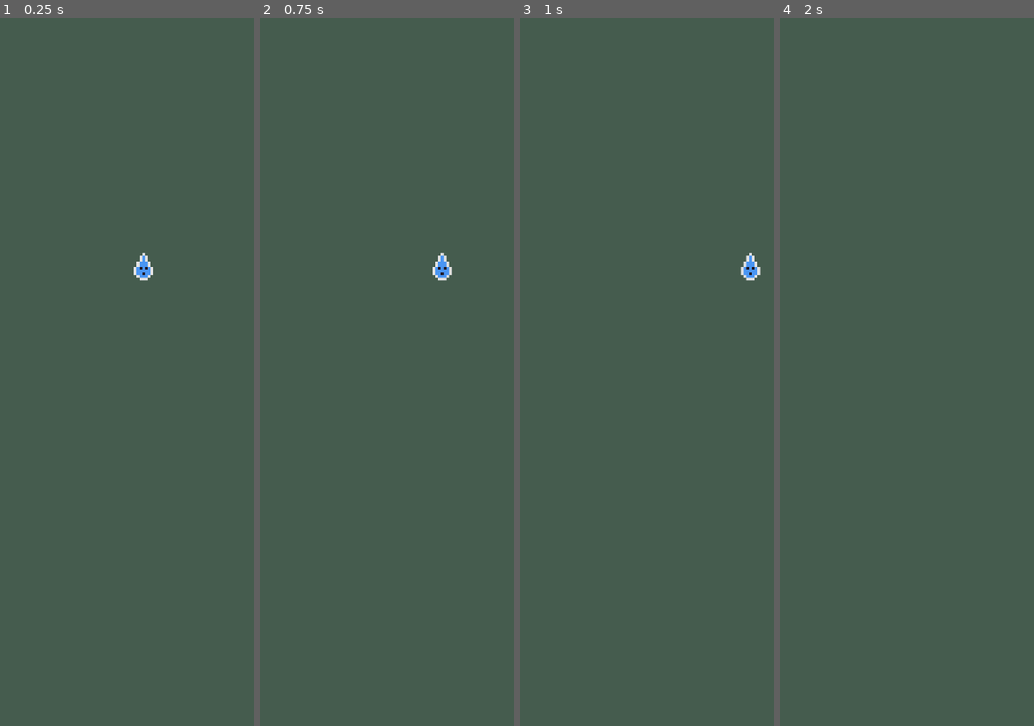
Above: before the commit, frames 1-4 (left to right).
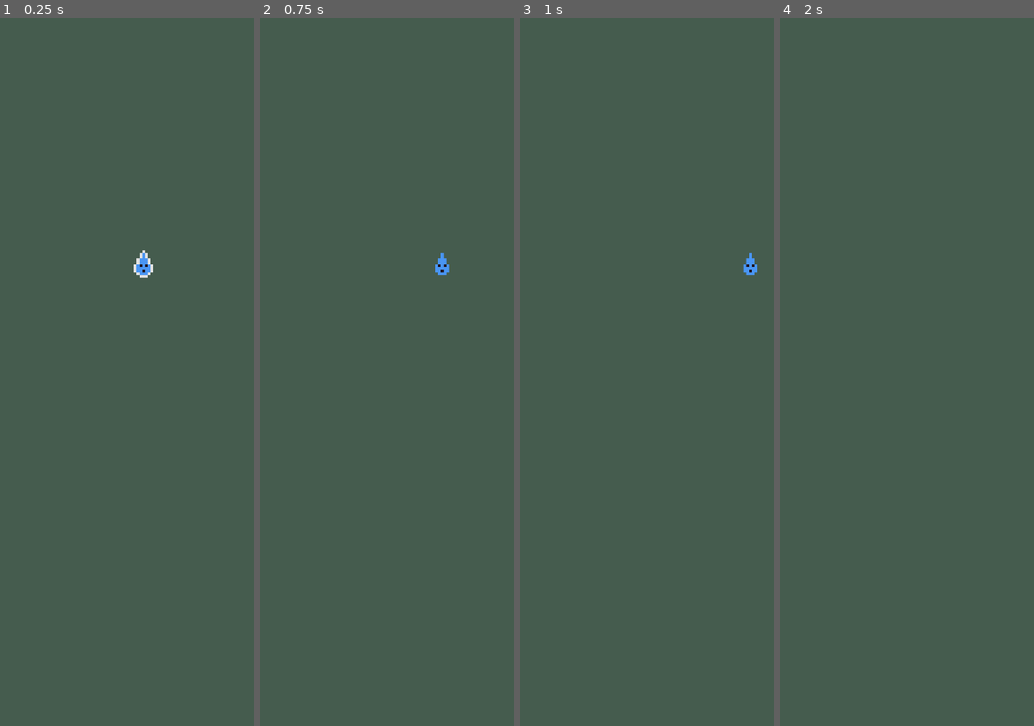
Above: after the commit, the same moments.

Repository: BrokHoly/gamejam_goutte
Game: Godot game, scene res://levels/level_0.tscn
Two runs of this game, one before a commit and one after it. Both use one fixed random seed, a clock stepped at 60 frames per second and the inputs below.
Inputs:
- Up to frame 1 (0.25 s): no input
- Up to frame 2 (0.75 s): tap Enter (ui_accept) at 0.5 s; hold Right (move_right) from 0.53 s (still down); tap Q (toggle_ice, bound only after the commit) at 0.6 s
- Up to frame 3 (1 s): keep holding Right (move_right); tap Enter (ui_accept) at 0.77 s; tap E (toggle_snow, bound only after the commit) at 0.8 s
- Up to frame 4 (2 s): keep holding Right (move_right); tap Enter (ui_accept) at 1.07, 1.52, 1.55, 1.82 s; tap E (toggle_snow, bound only after the commit) at 1.35 s

The runs differ from the first frame. In frame 1, 0.1% of the frame differs, in the area x 52-61%, y 32-38%; in frame 2, 0.1%, in the area x 67-76%, y 33-38%; in frame 3, 0.1%; in frame 4, nothing differs.

Commit message:
Drop states

Diff:
--- a/player/drop.gd
+++ b/player/drop.gd
@@ -4,8 +4,20 @@
 const SIDE_SPEED = 70.0
 const DOWN_SPEED = 20.0
 
+enum STATES {LIQUID, ICE, SNOW}
+
+var LIQUID_SKIN = load("res://Assets/Sprites/MainCharacter/Goutte.png")
+var ICE_SKIN = load("res://Assets/Sprites/MainCharacter/GoutteNoOutline.png")
+var SNOW_SKIN = load("res://Assets/Sprites/MainCharacter/GoutteNoOutline.png")
+
+
+var state = STATES.LIQUID
+var sprite : Sprite2D
+
 func _ready() -> void:
-	pass
+	sprite = $Sprite2D
+	sprite.texture = LIQUID_SKIN
+
 
 func _physics_process(delta: float) -> void:
 	_handle_movements()
@@ -30,6 +42,24 @@
 
 func _handle_inputs():
 	# Handle jump.
-	if Input.is_action_just_pressed("ui_accept") and is_on_floor():
-		pass
-	pass
+	if Input.is_action_just_pressed("toggle_ice"):
+		_toggle_ice()
+	if Input.is_action_just_pressed("toggle_snow"):
+		_toggle_snow()
+
+
+func _toggle_ice():
+	if state == STATES.ICE:
+		state = STATES.LIQUID
+		sprite.texture = LIQUID_SKIN
+	else:
+		state = STATES.ICE
+		sprite.texture = ICE_SKIN
+
+func _toggle_snow():
+	if state == STATES.SNOW:
+		state = STATES.LIQUID
+		sprite.texture = LIQUID_SKIN
+	else:
+		state = STATES.SNOW
+		sprite.texture = SNOW_SKIN
--- a/player/drop.tscn
+++ b/player/drop.tscn
@@ -1,18 +1,16 @@
 [gd_scene format=3 uid="uid://oft3ky210837"]
 
 [ext_resource type="Script" uid="uid://noojycw5qyn6" path="res://player/drop.gd" id="1_f4jv2"]
-[ext_resource type="Texture2D" uid="uid://cpsqmuwugefmg" path="res://Assets/Sprites/MainCharacter/Goutte.png" id="2_4atf0"]
 
-[sub_resource type="CircleShape2D" id="CircleShape2D_dods5"]
-radius = 4.0
+[sub_resource type="CircleShape2D" id="CircleShape2D_4atf0"]
+radius = 3.5
 
-[node name="Drop" type="CharacterBody2D" unique_id=1116228112]
-position = Vector2(28, 30)
+[node name="Drop" type="CharacterBody2D" unique_id=522632408 groups=["player"]]
+motion_mode = 1
 script = ExtResource("1_f4jv2")
 
 [node name="Sprite2D" type="Sprite2D" parent="." unique_id=1376008568]
-texture = ExtResource("2_4atf0")
+position = Vector2(0, -1)
 
-[node name="CollisionShape2D" type="CollisionShape2D" parent="." unique_id=1557798314]
-position = Vector2(1, 0)
-shape = SubResource("CircleShape2D_dods5")
+[node name="CollisionShape2D" type="CollisionShape2D" parent="." unique_id=1879730674]
+shape = SubResource("CircleShape2D_4atf0")
--- a/project.godot
+++ b/project.godot
@@ -26,26 +26,46 @@
 window/stretch/mode="canvas_items"
 window/stretch/aspect="expand"
 
+[global_group]
+
+player=""
+
 [input]
 
 move_right={
 "deadzone": 0.2,
 "events": [Object(InputEventKey,"resource_local_to_scene":false,"resource_name":"","device":-1,"window_id":0,"alt_press …(195 unchanged characters)…
+, Object(InputEventKey,"resource_local_to_scene":false,"resource_name":"","device":-1,"window_id":0,"alt_pressed":false,"shift_pressed":false,"ctrl_pressed":false,"meta_pressed":false,"pressed":false,"keycode":0,"physical_keycode":68,"key_label":0,"unicode":100,"location":0,"echo":false,"script":null)
 ]
 }
 move_left={
 "deadzone": 0.2,
 "events": [Object(InputEventKey,"resource_local_to_scene":false,"resource_name":"","device":-1,"window_id":0,"alt_press …(195 unchanged characters)…
+, Object(InputEventKey,"resource_local_to_scene":false,"resource_name":"","device":-1,"window_id":0,"alt_pressed":false,"shift_pressed":false,"ctrl_pressed":false,"meta_pressed":false,"pressed":false,"keycode":0,"physical_keycode":65,"key_label":0,"unicode":113,"location":0,"echo":false,"script":null)
 ]
 }
 move_up={
 "deadzone": 0.2,
 "events": [Object(InputEventKey,"resource_local_to_scene":false,"resource_name":"","device":-1,"window_id":0,"alt_press …(195 unchanged characters)…
+, Object(InputEventKey,"resource_local_to_scene":false,"resource_name":"","device":-1,"window_id":0,"alt_pressed":false,"shift_pressed":false,"ctrl_pressed":false,"meta_pressed":false,"pressed":false,"keycode":0,"physical_keycode":87,"key_label":0,"unicode":122,"location":0,"echo":false,"script":null)
 ]
 }
 move_down={
 "deadzone": 0.2,
 "events": [Object(InputEventKey,"resource_local_to_scene":false,"resource_name":"","device":-1,"window_id":0,"alt_press …(195 unchanged characters)…
+, Object(InputEventKey,"resource_local_to_scene":false,"resource_name":"","device":-1,"window_id":0,"alt_pressed":false,"shift_pressed":false,"ctrl_pressed":false,"meta_pressed":false,"pressed":false,"keycode":0,"physical_keycode":83,"key_label":0,"unicode":115,"location":0,"echo":false,"script":null)
+]
+}
+toggle_ice={
+"deadzone": 0.2,
+"events": [Object(InputEventKey,"resource_local_to_scene":false,"resource_name":"","device":-1,"window_id":0,"alt_pressed":false,"shift_pressed":false,"ctrl_pressed":false,"meta_pressed":false,"pressed":false,"keycode":0,"physical_keycode":81,"key_label":0,"unicode":97,"location":0,"echo":false,"script":null)
+, Object(InputEventKey,"resource_local_to_scene":false,"resource_name":"","device":-1,"window_id":0,"alt_pressed":false,"shift_pressed":false,"ctrl_pressed":false,"meta_pressed":false,"pressed":false,"keycode":0,"physical_keycode":4194323,"key_label":0,"unicode":0,"location":0,"echo":false,"script":null)
+]
+}
+toggle_snow={
+"deadzone": 0.2,
+"events": [Object(InputEventKey,"resource_local_to_scene":false,"resource_name":"","device":-1,"window_id":0,"alt_pressed":false,"shift_pressed":false,"ctrl_pressed":false,"meta_pressed":false,"pressed":false,"keycode":0,"physical_keycode":69,"key_label":0,"unicode":101,"location":0,"echo":false,"script":null)
+, Object(InputEventKey,"resource_local_to_scene":false,"resource_name":"","device":-1,"window_id":0,"alt_pressed":false,"shift_pressed":false,"ctrl_pressed":false,"meta_pressed":false,"pressed":false,"keycode":0,"physical_keycode":4194324,"key_label":0,"unicode":0,"location":0,"echo":false,"script":null)
 ]
 }
 
--- /dev/null
+++ b/props/leaf.gd
@@ -0,0 +1,20 @@
+extends Area2D
+
+signal splash
+
+# Called when the node enters the scene tree for the first time.
+func _ready() -> void:
+	pass # Replace with function body.
+
+
+# Called every frame. 'delta' is the elapsed time since the previous frame.
+func _process(delta: float) -> void:
+	pass
+
+
+func _on_body_entered(body: Node2D) -> void:
+	if body.is_in_group("player"):
+		# if...
+		splash.emit()
+
+	pass # Replace with function body.
--- a/props/leaf.tscn
+++ /dev/null
@@ -1,3 +0,0 @@
-[gd_scene format=3 uid="uid://b3l7trjlunq6j"]
-
-[node name="Leaf" type="Node2D" unique_id=2113041314]
--- /dev/null
+++ b/props/leftleaf.tscn
@@ -0,0 +1,16 @@
+[gd_scene format=3 uid="uid://b3l7trjlunq6j"]
+
+[ext_resource type="Script" uid="uid://c7u1rj122slrl" path="res://props/leaf.gd" id="1_ejvbk"]
+[ext_resource type="Texture2D" uid="uid://b21tk523htxr7" path="res://Assets/Sprites/Obstacles/ObstacleNoOutline_crop.png" id="1_tkom8"]
+
+[node name="LeftLeaf" type="Area2D" unique_id=1347469236]
+script = ExtResource("1_ejvbk")
+
+[node name="Sprite2D" type="Sprite2D" parent="." unique_id=751662357]
+position = Vector2(27.5, 0)
+texture = ExtResource("1_tkom8")
+
+[node name="CollisionPolygon2D" type="CollisionPolygon2D" parent="." unique_id=1976960263]
+polygon = PackedVector2Array(0, 13, 55, 5, 43, -8, 0, -12)
+
+[connection signal="body_entered" from="." to="." method="_on_body_entered"]
Binary file added: Assets/Sprites/Obstacles/ObstacleNoOutline_crop.png
Not shown, added: Assets/Sprites/Obstacles/ObstacleNoOutline_crop.png.import
Not shown, added: props/leaf.gd.uid
